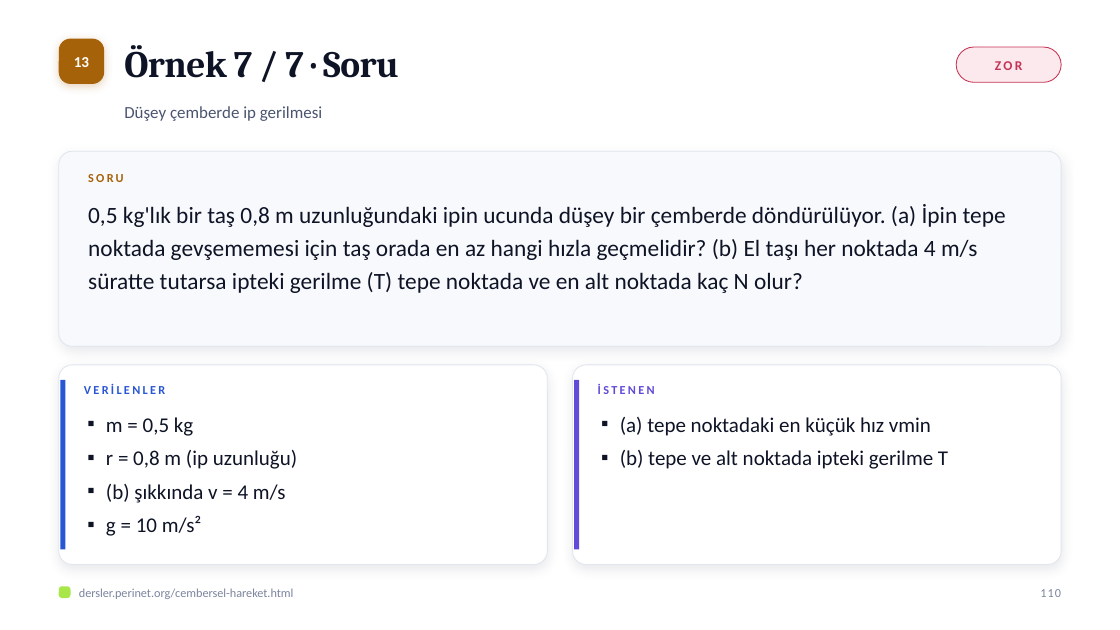
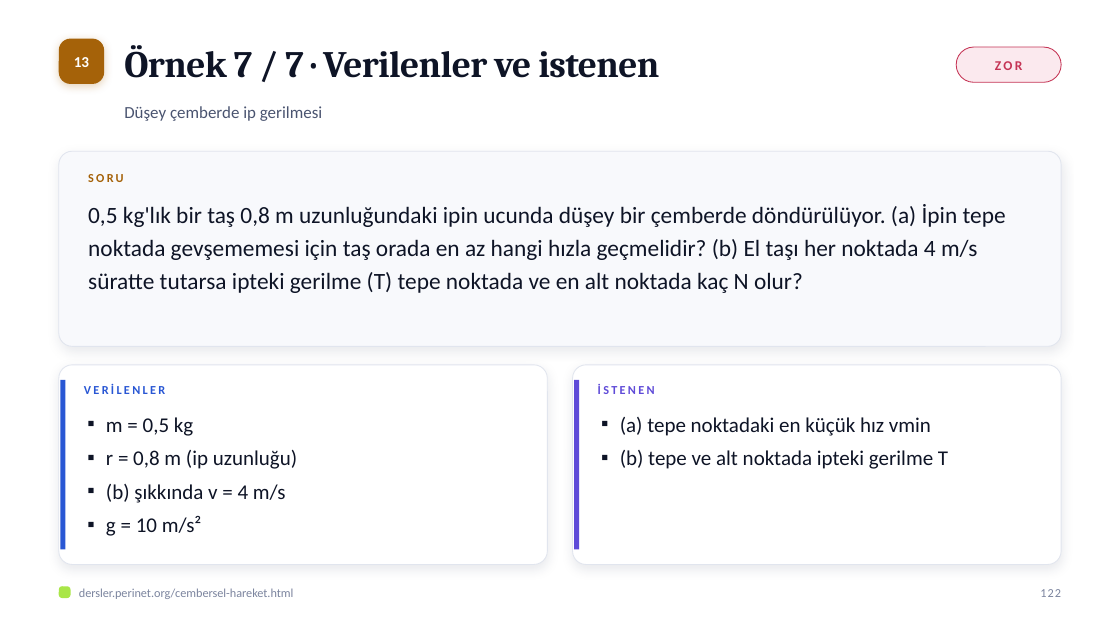
Before and after one commit to elestirmen/dersler, a slide deck: slide 122 of dist/sunum/cembersel-hareket.pptx (slide 110 before the commit). Drawn at 1120x630 pixels with LibreOffice and Linux fonts; fonts in the diff are those of the drawing. Boxes give left, top, right and bottom in pixels: in the first picture for what was removed or moved away, otherwise in the second. Text is boxed around its words. In the diff, an @@ line names an element or a change of style, - is before the commit and + after.

```diff
--- a/dist/sunum/cembersel-hareket.pptx
+++ b/dist/sunum/cembersel-hareket.pptx
@@ text at [124,45,659,78]: text changed @@
-Örnek 7 / 7 · Soru
+Örnek 7 / 7 · Verilenler ve istenen
@@ text at [1040,589,1061,597]: text changed @@
-110
+122
```
Also in this commit, not shown: 117 other slides changed, 12 slides added, 40 other files.
